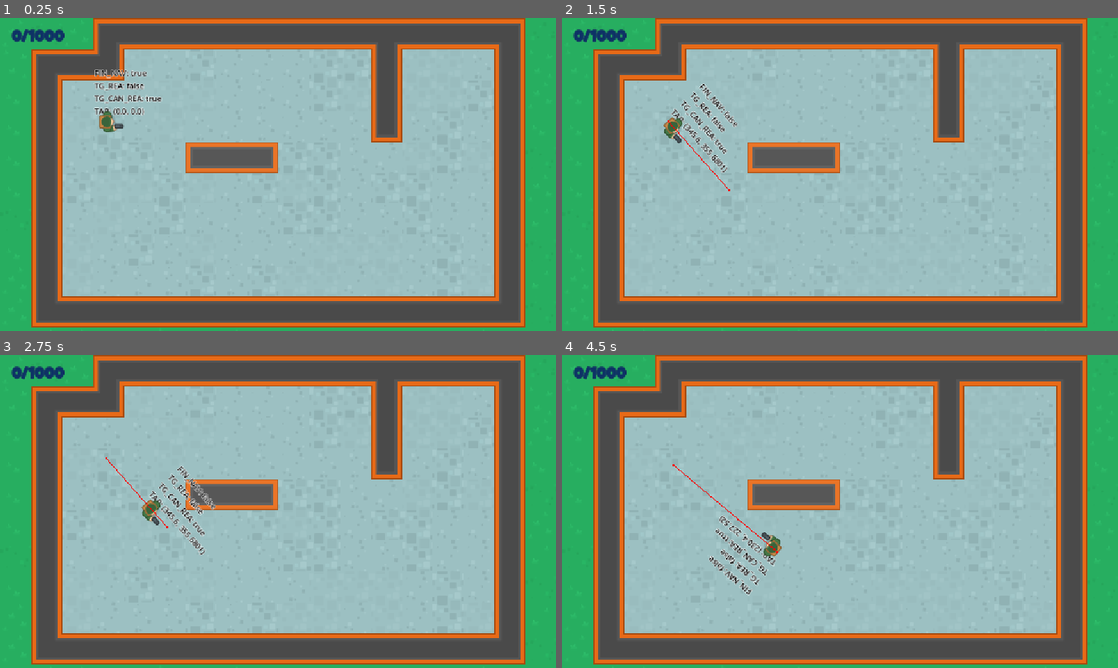
Above: before the commit, frames 1-4 (two rows, left to right).
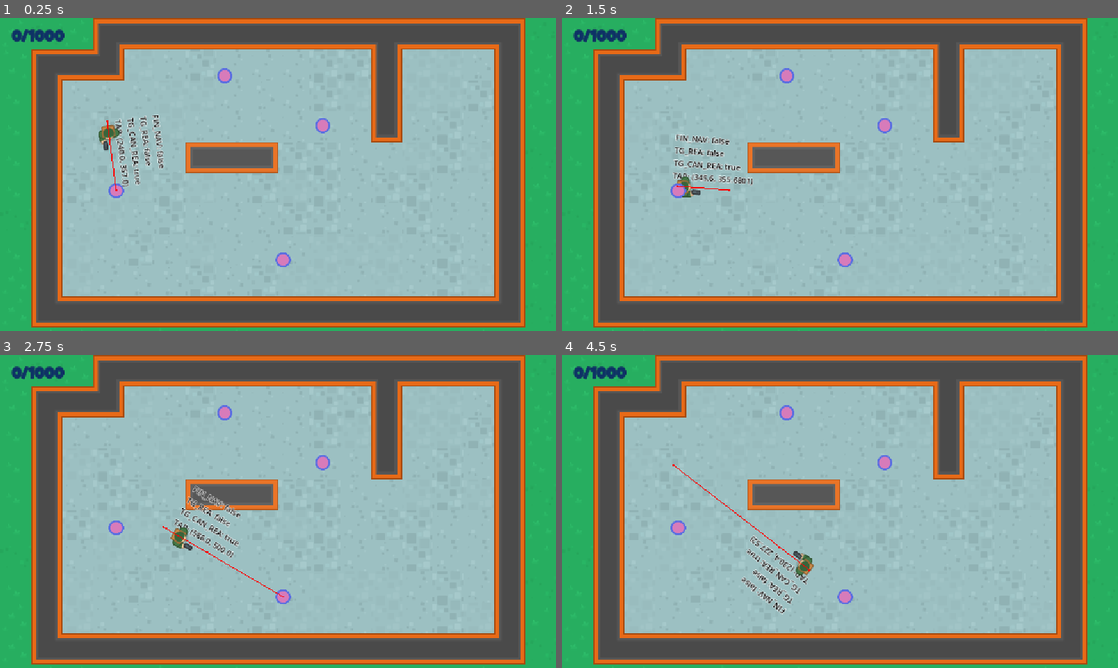
Above: after the commit, the same moments.

Repository: itsantonle/Godot-Mini-Projects
Game: Godot game, scene res://Scenes/Level/Level.tscn
Two runs of this game, one before a commit and one after it. Both use one fixed random seed, a clock stepped at 60 frames per second and the inputs below.
Inputs (mouse positions are in pixels of both pictures, inside the frame that each line leads up to):
- Up to frame 1 (0.25 s): no input
- Up to frame 2 (1.5 s): move the mouse to (962, 158) at 0.52 s; hold E (enter) 0.53-1.28 s; move the mouse to (728, 190) at 1.27 s; click (728, 190) at 1.35 s
- Up to frame 3 (2.75 s): move the mouse to (333, 442) at 2.02 s; hold E (enter) from 2.03 s (still down)
- Up to frame 4 (4.5 s): move the mouse to (812, 574) at 2.77 s; release E (enter) at 2.78 s; click (812, 574) at 2.85 s; move the mouse to (1006, 558) at 3.52 s; hold E (enter) 3.53-4.28 s; move the mouse to (673, 464) at 4.27 s; click (673, 464) at 4.35 s

The runs differ from the first frame. In frame 1, 1.9% of the frame differs, in the area x 16-60%, y 16-80%; in frame 2, 2.0%; in frame 3, 2.0%; in frame 4, 2.1%, in the area x 19-60%, y 16-83%.

Commit message:
Add NPC waypoint patrol system
Introduced a patrol system for NPCs by adding waypoint nodes to the level scene and updating the NPC script to follow these waypoints in a patrolling state. The NPC now cycles through defined patrol points using a new EnemyState enum and related logic.

Diff:
--- a/DoNotMindMe/Scenes/Level/Level.tscn
+++ b/DoNotMindMe/Scenes/Level/Level.tscn
@@ -1,8 +1,9 @@
-[gd_scene load_steps=5 format=4 uid="uid://dduix381kf2mu"]
+[gd_scene load_steps=6 format=4 uid="uid://dduix381kf2mu"]
 
 [ext_resource type="PackedScene" uid="uid://c21wjxirt07sd" path="res://Scenes/GameUI/GameUi.tscn" id="1_vbawi"]
 [ext_resource type="TileSet" uid="uid://bnw1x0u5qn825" path="res://Resources/LevelTiles.tres" id="2_3hkb6"]
 [ext_resource type="PackedScene" uid="uid://8an0v52gocu1" path="res://Scenes/NPC/Npc.tscn" id="3_4dwx7"]
+[ext_resource type="PackedScene" uid="uid://cfsueh4utfr1y" path="res://Scenes/WayPoint/Waypoint.tscn" id="4_qp1lj"]
 
 [sub_resource type="NavigationPolygon" id="NavigationPolygon_4dwx7"]
 vertices = PackedVector2Array(159.656, 544.977, 585, 327.953, 730.352, 282.352, 874.508, 277.656, 1000.85, 544.008, 585, 246, 742.383, 84.8672, 271.148, 79.1172, 373, 246, 272.148, 144.922, 864.523, 83.9297, 994.141, 83.0625, 373, 329.047, 146.328, 145.906)
@@ -31,6 +32,7 @@
 
 [node name="NPC" parent="." instance=ExtResource("3_4dwx7")]
 position = Vector2(220, 214)
+patrol_points = NodePath("../Path")
 
 [node name="NavigationRegion2D" type="NavigationRegion2D" parent="."]
 navigation_polygon = SubResource("NavigationPolygon_4dwx7")
@@ -38,3 +40,17 @@
 [node name="Polygon2D" type="Polygon2D" parent="NavigationRegion2D"]
 color = Color(1, 1, 1, 0.0745098)
 polygon = PackedVector2Array(383, 256, 575, 256, 575, 318, 383, 319)
+
+[node name="Path" type="Node2D" parent="."]
+
+[node name="Waypoint" parent="Path" instance=ExtResource("4_qp1lj")]
+position = Vector2(240, 357)
+
+[node name="Waypoint3" parent="Path" instance=ExtResource("4_qp1lj")]
+position = Vector2(586, 500)
+
+[node name="Waypoint2" parent="Path" instance=ExtResource("4_qp1lj")]
+position = Vector2(668, 222)
+
+[node name="Waypoint4" parent="Path" instance=ExtResource("4_qp1lj")]
+position = Vector2(465, 119)
--- a/DoNotMindMe/Scenes/NPC/Npc.gd
+++ b/DoNotMindMe/Scenes/NPC/Npc.gd
@@ -1,8 +1,19 @@
 extends CharacterBody2D
+
+enum  EnemyState {Patrolling, Chasing, Searching}
+
+@export var patrol_points:NodePath
+#nodepath are the green dollar sign text, holds path to an object
+
 @onready var nav_agent: NavigationAgent2D = $NavAgent
 @onready var debug_label: Label = $DebugLabel
 
 const SPEED: float = 100.0
+
+var _waypoints: Array[Vector2] = []
+var _current_wp: int = 0
+var _state: EnemyState = EnemyState.Patrolling
+
 
 
 func _unhandled_input(event: InputEvent) -> void:
@@ -10,10 +21,25 @@
 		nav_agent.target_position = get_global_mouse_position()
 
 func _ready() -> void:
-	set_label()
+	create_wp()
+
+
 func _physics_process(delta: float) -> void:
+	update_movement()
 	update_navigation()
 	set_label()
+
+func create_wp() -> void:
+	# use the get_node to get node from nodepath
+	for child in get_node(patrol_points).get_children():
+		_waypoints.append(child.global_position)
+
+
+func navigate_wp() -> void:
+	if _waypoints.is_empty() or !_waypoints:
+		return
+	nav_agent.target_position = _waypoints[_current_wp]
+	_current_wp = (_current_wp + 1) % _waypoints.size()
 
 
 func update_navigation() -> void:
@@ -26,6 +52,16 @@
 	velocity = transform.x * SPEED
 	move_and_slide()
 
+func process_patrolling() -> void:
+	if nav_agent.is_navigation_finished():
+		navigate_wp()
+
+func update_movement() -> void:
+	match  _state:
+		EnemyState.Patrolling:
+			process_patrolling()
+
+
 func set_label() -> void:
 	var s:String = "FIN_NAV: %s\n" % nav_agent.is_navigation_finished()
 	s += "TG_REA: %s\n" % nav_agent.is_target_reached()
